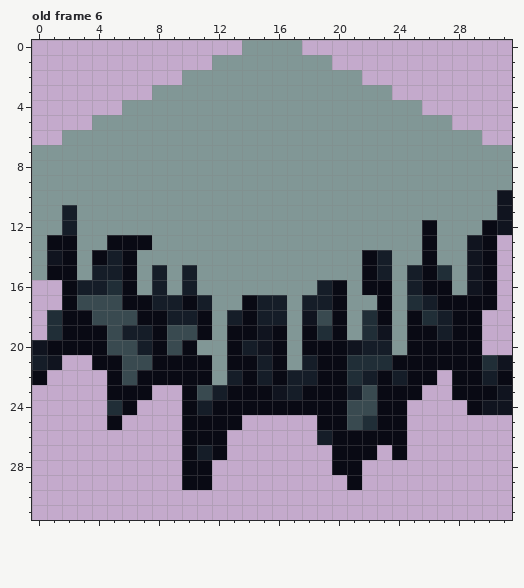
Pixel-art file, stored at Assets/Sprites/Iso-Tile.ase. Above: the version before the commit.
32x32 pixels, 10 frames. Shown: old frame 6. The commit also changed other frames, which this record leaves out.
New version:
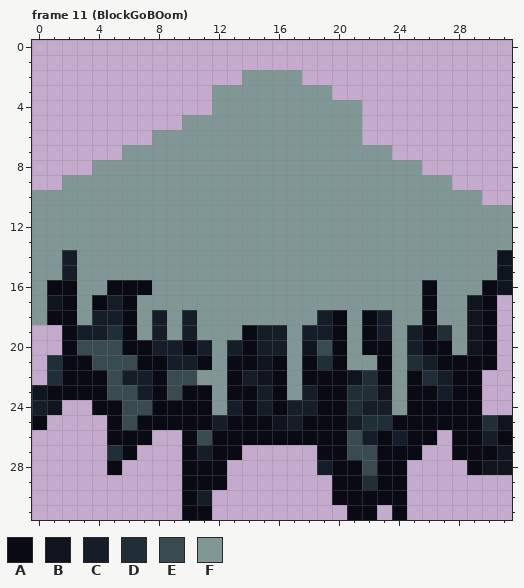
Palette (. is transparent): A #090a14  B #10141f  C #151d28  D #202e37  E #394a50  F #819796
A new or re-ordered frame is compared with the old frame closest to it.
The edit:
frames 10 -> 13
--- frame 11 (BlockGoBOom) is new; against old frame 6, layers "Layer 1", "Block"
@@ x 0..31 @@
- 0 ..............FFFF..............
- 1 ............FFFFFFFF............
- 2 ..........FFFFFFFFFFFF..........
- 3 ........FFFFFFFFFFFFFFFF........
- 4 ......FFFFFFFFFFFFFFFFFFFF......
- 5 ....FFFFFFFFFFFFFFFFFFFFFFFF....
- 6 ..FFFFFFFFFFFFFFFFFFFFFFFFFFFF..
- 7 FFFFFFFFFFFFFFFFFFFFFFFFFFFFFFFF
- 8 FFFFFFFFFFFFFFFFFFFFFFFFFFFFFFFF
- 9 FFFFFFFFFFFFFFFFFFFFFFFFFFFFFFFF
-10 FFFFFFFFFFFFFFFFFFFFFFFFFFFFFFFB
-11 FFCFFFFFFFFFFFFFFFFFFFFFFFFFFFFB
-12 FFCFFFFFFFFFFFFFFFFFFFFFFFAFFFAB
-13 FAAFFAAAFFFFFFFFFFFFFFFFFFAFFBA.
-14 FBAFACAFFFFFFFFFFFFFFFACFFAFFBA.
-15 FAAFCCAFCFCFFFFFFFFFFFACFCADFBA.
-16 ..ACCDAFCFCFFFFFFFFCAFAAFCAAFBA.
-17 ..AEEEAACCACFFACCFCCAFFAFDCAAAA.
-18 .DAAEEEAACCAFCACCFBEAFDAFADCAA..
-19 .DAAAECCAEEAFAABAFADAFDBFAACAA..
-20 BAAAAEECAEAFFACBAFAAABCCFAAAAA..
-21 CB..AAEEAAAAFAACAFCAADDDAAAAAADB
-22 A....AEAAAAAFCACACCAADCACAA.AACA
-23 .....AAA..AECAAABCAAACEAAA..AAAB
-24 .....DA...ACAAAAAAAAAEEAA....ABB
-25 .....A....AAAA.....AAEDAA.......
-26 ..........AAA......CAAAAA.......
-27 ..........ACA.......AAA.A.......
-28 ..........AA........AA..........
-29 ..........AA.........A..........
-30 ................................
-31 ................................
+ 0 ................................
+ 1 ................................
+ 2 ..............FFFF..............
+ 3 ............FFFFFFFF............
+ 4 ............FFFFFFFFFF..........
+ 5 ..........FFFFFFFFFFFF..........
+ 6 ........FFFFFFFFFFFFFF..........
+ 7 ......FFFFFFFFFFFFFFFFFF........
+ 8 ....FFFFFFFFFFFFFFFFFFFFFF......
+ 9 ..FFFFFFFFFFFFFFFFFFFFFFFFFF....
+10 FFFFFFFFFFFFFFFFFFFFFFFFFFFFFF..
+11 FFFFFFFFFFFFFFFFFFFFFFFFFFFFFFFF
+12 FFFFFFFFFFFFFFFFFFFFFFFFFFFFFFFF
+13 FFFFFFFFFFFFFFFFFFFFFFFFFFFFFFFF
+14 FFCFFFFFFFFFFFFFFFFFFFFFFFFFFFFB
+15 FFCFFFFFFFFFFFFFFFFFFFFFFFFFFFFB
+16 FAAFFAAAFFFFFFFFFFFFFFFFFFAFFFAB
+17 FBAFACAFFFFFFFFFFFFFFFFFFFAFFBA.
+18 FAAFCCAFCFCFFFFFFFFCAFACFFAFFBA.
+19 ..ACCDAFCFCFFFACCFCCAFACFCADFBA.
+20 ..AEEEAACCACFCACCFBEAFAAFCAAFBA.
+21 .DAAEEEAACCAFAABAFADAFFAFDCAAAA.
+22 .DAAAECCAEEFFACBAFAAABDAFADCAA..
+23 BAAAAEECAEAAFAACAFCAADDBFAACAA..
+24 CB..AAEEAAAAFCACACCAADCCFAAAAA..
+25 A....AEAAAAACAAABCAAACDDAAAAAADB
+26 .....AAA..AEAAAAAAAAAECACAA.AACA
+27 .....DA...ACAA.....AAEEAAA..AAAB
+28 .....A....AAA......CAAEAA....ABB
+29 ..........AAA.......AADAA.......
+30 ..........AC........AAAAA.......
+31 ..........AA.........AA.A.......
